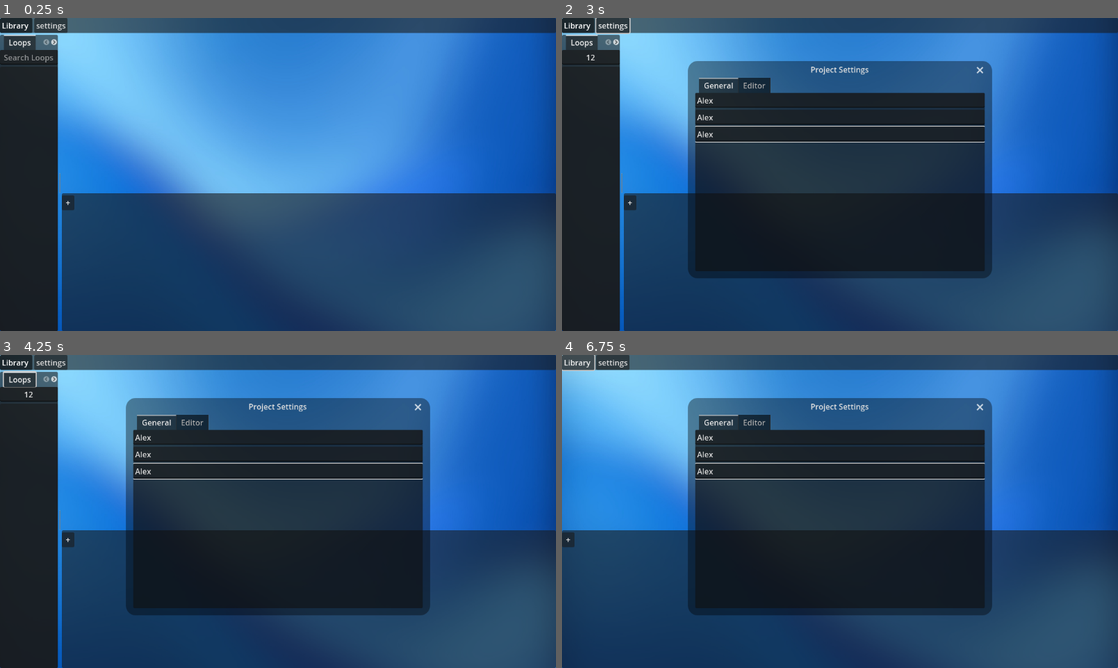
Above: before the commit, frames 1-4 (two rows, left to right).
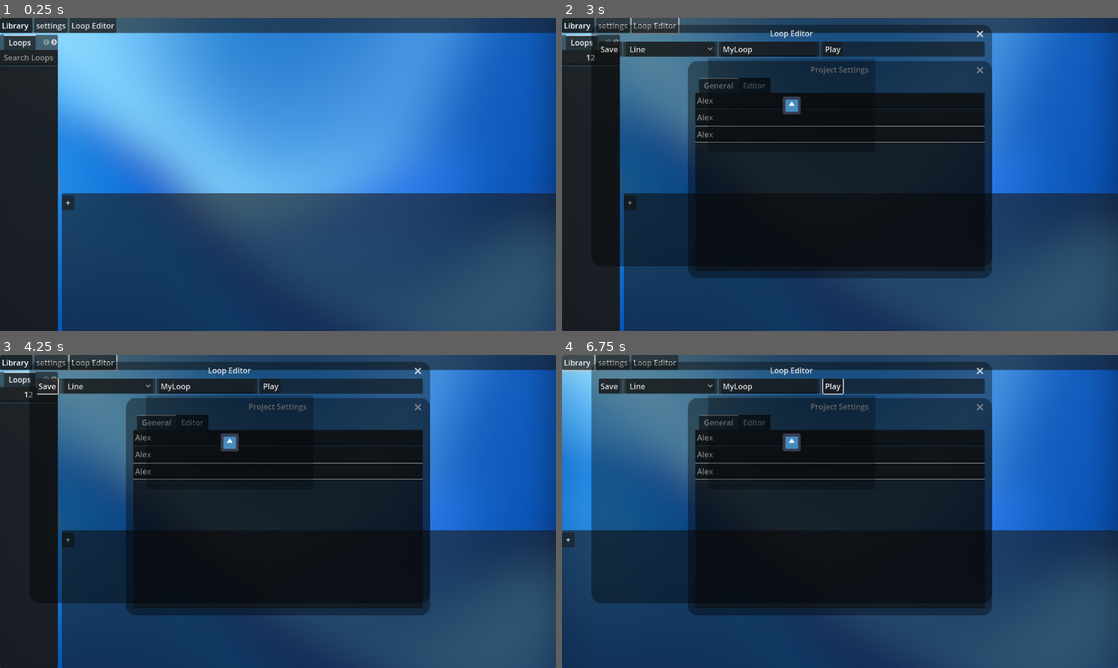
Above: after the commit, the same moments.

Repository: thezqs/Duality
Game: Godot game, scene res://editor/Core/RootEditor.tscn
Same seed, same stepped clock (60 frames per second), same inputs: the game is played once before the commit and once after it. The engine's default icon, where the game draws it, is replaced by a stand-in: a white triangle on a blue panel in a dark square.
Inputs (mouse positions are in pixels of both pictures, inside the frame that each line leads up to):
- Up to frame 1 (0.25 s): no input
- Up to frame 2 (3 s): click (589, 58) at 0.52 s; type "12" at 0.6 s; click "settings" at 1.25 s; click (840, 99) at 2.02 s; type "Alex" at 2.1 s; click (840, 118) at 2.25 s; type "Alex" at 2.33 s; click (840, 133) at 2.48 s; type "Alex" at 2.57 s; click (656, 24) at 2.75 s, where only the run after the commit has a clickable "Loop Editor"
- Up to frame 3 (4.25 s): click (50, 386) at 3.5 s, where only the run after the commit has a clickable "Save"
- Up to frame 4 (6.75 s): click (667, 386) at 4.25 s, where only the run after the commit has a clickable "Line"; click (834, 386) at 5 s, where only the run after the commit has a clickable "Play"; click (834, 386) at 5.75 s, where only the run after the commit has a clickable "Play"; click "Library" at 6.5 s

The runs differ from the first frame. In frame 1, 0.4% of the frame differs, in the area x 12-21%, y 0-5%; in frame 2, 32%; in frame 3, 32%; in frame 4, 36%, in the area x 5-78%, y 0-80%.

Commit message:
Mejorando el editor mas :D

Diff:
--- a/core/animation_player_plus.gd
+++ b/core/animation_player_plus.gd
@@ -21,14 +21,20 @@
 	add_animation_library("Global", global_library)
 
 func _process(_delta: float) -> void:
+	if not global_library.has_animation("Global/preview"): return
+
 	if not is_playing() and not is_animation_playing:
-		play("preview")
+		play("Global/preview")
 		seek(global_time)
 	elif not is_animation_playing:
 		seek(global_time)
 
 ## Funcion para reproducir la animacion actual.
 func animation_play():
+	if not global_library.has_animation("Global/preview"):
+		printerr("Antes de reproducir una animacion, has una nueva.")
+		return
+
 	is_animation_playing = true
 
 ## Funcion para pausar la animacion actual.
@@ -43,6 +49,7 @@
 		animation = AnimationLoop.new()
 		global_library.add_animation("preview", animation)
 		play("Global/preview")
+	else: printerr("Ya hay una animacion, elimina la anterior antes de hacer una nueva.")
 
 ## Funcion para cargar una animacion.
 func load_animation(anim: Animation):
--- a/editor/Core/PluginManager.gd
+++ b/editor/Core/PluginManager.gd
@@ -7,6 +7,8 @@
 
 const SETTINGS_WINDOW_PATH = "res://editor/plugins/SettingsWindows/SettingsWindow.tscn"
 
+const LOOP_EDITOR_PATH = "res://editor/plugins/LoopEditor/LoopEditorMain.tscn"
+
 ## Variable que guarda los plugins actuales
 var current_plugins: Dictionary = {}
 
@@ -15,19 +17,19 @@
 ## Una funcion para ejecutar un plugin
 func open_plugin(plugin_path: String):
 	if current_plugins.has(plugin_path):
-		printerr("Plugin ya abierto")
+		Editor.editor_printerr(["Plugin ya abierto"])
 		return
 
 	var plugin_scene = load(plugin_path)
 
 	if not plugin_scene is PackedScene:
-		printerr("Archivo de escena invalido")
+		Editor.editor_printerr(["Archivo de escena invalido"])
 		return
 
 	var plugin_ins = plugin_scene.instantiate()
 
 	if not plugin_ins is PluginWindow:
-		printerr("La escena no contiene un plugin")
+		Editor.editor_printerr(["La escena no contiene un plugin"])
 		return
 
 	plugin_ins = plugin_ins as PluginWindow
@@ -53,7 +55,7 @@
 func plugin_get_node(node_path: String) -> Node:
 	var node = root_editor.get_node(node_path)
 
-	if node == null: printerr("RootEditor.get_node(", node_path, ") -> null, continuando.")
+	if node == null: Editor.editor_printerr(["RootEditor.get_node(", node_path, ") -> null, continuando."])
 
 	return node
 
@@ -62,7 +64,7 @@
 func plugin_get_node_in_preview(node_path: String):
 	var node = %Preview.get_node(node_path)
 
-	if node == null: printerr("$Preview.get_node(", node_path, ") -> null, continuando.")
+	if node == null: Editor.editor_printerr(["$Preview.get_node(", node_path, ") -> null, continuando."])
 
 	return node
 
--- a/editor/Core/RootEditor.gd
+++ b/editor/Core/RootEditor.gd
@@ -5,8 +5,13 @@
 func _ready() -> void:
 	Editor.start_edit(SongResource.new())
 
+	%Notifier.init_notificer(Editor.error)
+
 func _on_loops_libary_button_toggled(toggled_on: bool) -> void:
 	%LoopPanel.visible = toggled_on
 
 func _on_settings_button_pressed() -> void:
 	%PluginManager.open_plugin(%PluginManager.SETTINGS_WINDOW_PATH)
+
+func _on_loop_editor_button_pressed() -> void:
+	%PluginManager.open_plugin(%PluginManager.LOOP_EDITOR_PATH)
--- a/editor/Core/RootEditor.tscn
+++ b/editor/Core/RootEditor.tscn
@@ -7,6 +7,7 @@
 [ext_resource type="PackedScene" uid="uid://b0whxetw2nttx" path="res://editor/Core/Panels/LibraryPanel.tscn" id="3_f5d5d"]
 [ext_resource type="Script" path="res://editor/Core/Preview.gd" id="4_pnu73"]
 [ext_resource type="PackedScene" uid="uid://6tgj005nu8nn" path="res://editor/Core/Panels/LoopTrackPanel.tscn" id="5_rmhpb"]
+[ext_resource type="Script" path="res://editor/Core/notifier.gd" id="8_xt12c"]
 
 [sub_resource type="GDScript" id="GDScript_701t8"]
 script/source = "extends PanelContainer
@@ -64,6 +65,10 @@
 layout_mode = 2
 text = "settings"
 
+[node name="LoopEditorButton" type="Button" parent="UIRoot/TopPanel/HBoxContainer"]
+layout_mode = 2
+text = "Loop Editor"
+
 [node name="HSplitContainer" type="HSplitContainer" parent="UIRoot"]
 layout_mode = 2
 size_flags_vertical = 3
@@ -108,5 +113,22 @@
 [node name="AudioPlayer" type="AudioStreamPlayer" parent="."]
 unique_name_in_owner = true
 
+[node name="Notifier" type="VBoxContainer" parent="."]
+unique_name_in_owner = true
+z_as_relative = false
+layout_mode = 1
+anchors_preset = 3
+anchor_left = 1.0
+anchor_top = 1.0
+anchor_right = 1.0
+anchor_bottom = 1.0
+offset_left = -40.0
+offset_top = -40.0
+grow_horizontal = 0
+grow_vertical = 0
+alignment = 2
+script = ExtResource("8_xt12c")
+
 [connection signal="toggled" from="UIRoot/TopPanel/HBoxContainer/LoopsLibraryButton" to="." method="_on_loops_libary_button_toggled"]
 [connection signal="pressed" from="UIRoot/TopPanel/HBoxContainer/SettingsButton" to="." method="_on_settings_button_pressed"]
+[connection signal="pressed" from="UIRoot/TopPanel/HBoxContainer/LoopEditorButton" to="." method="_on_loop_editor_button_pressed"]
--- a/editor/Core/globals/Editor.gd
+++ b/editor/Core/globals/Editor.gd
@@ -6,6 +6,8 @@
 const PLUGIN_PATH = "user://plugin"
 
 const STEP_PX: int = 50
+
+signal error(message: String)
 
 var song: SongResource
 
@@ -67,3 +69,16 @@
 
 func get_loops():
 	pass
+
+func editor_printerr(args: Array):
+	var err = array_to_string(args)
+	error.emit(err)
+	printerr(err)
+
+func array_to_string(array: Array) -> String:
+	var string = ""
+	for i in range(array.size()):
+		string += str(array[i])
+		if i < array.size() - 1:
+			string += " "
+	return string
--- /dev/null
+++ b/editor/Core/notifier.gd
@@ -0,0 +1,30 @@
+extends VBoxContainer
+
+## Una clase que sirve para notificar
+## cualquier cosa de manera ordenada en un mensaje de notificacion
+class_name Notifier
+
+func init_notificer(signal_to_connect: Signal):
+	signal_to_connect.connect(notice)
+
+func notice(arg):
+	var text = str(arg)
+
+	var label = Label.new()
+
+	label.text = text
+
+	label.modulate = Color.TRANSPARENT
+
+	add_child(label)
+
+	var tween = create_tween()
+
+	tween.tween_property(label, "modulate", Color.WHITE, 0.5)
+
+	await get_tree().create_timer(5).timeout
+
+	if is_instance_valid(label):
+		var tween_out = create_tween()
+		tween_out.tween_property(label, "modulate", Color.TRANSPARENT, 1.0)
+		tween_out.tween_callback(label.queue_free)
--- /dev/null
+++ b/editor/plugins/LoopEditor/LoopEditorMain.gd
@@ -0,0 +1,23 @@
+extends PluginWindow
+
+## Funcion para abrir el plugin
+func plugin_popup(manager: PluginManager):
+	plugin_manager = manager
+
+	popup_centered()
+
+func _ready() -> void:
+	var buttom_popup: Popup = %SelectPreviewButton.get_popup()
+	buttom_popup.transparent_bg = true
+
+func _close_requested():
+	close.emit()
+	queue_free()
+
+#region Señales conectadas
+
+func _on_play_button_toggled(toggled_on: bool) -> void:
+	if toggled_on: %AnimationPlayerPlus.animation_play()
+	else: %AnimationPlayerPlus.animation_pause()
+
+#endregion
--- /dev/null
+++ b/editor/plugins/LoopEditor/LoopEditorMain.tscn
@@ -0,0 +1,107 @@
+[gd_scene load_steps=7 format=3 uid="uid://k38eikulniwi"]
+
+[ext_resource type="Script" path="res://editor/plugins/LoopEditor/LoopEditorMain.gd" id="1_573va"]
+[ext_resource type="Theme" uid="uid://b8u4odj3rruh3" path="res://core/Resources/Themes/DefaultTheme.tres" id="1_ru24o"]
+[ext_resource type="StyleBox" uid="uid://cqa37spqmo4eg" path="res://core/Resources/Themes/WindowTheme.tres" id="1_t8v6a"]
+[ext_resource type="Script" path="res://editor/Core/Preview.gd" id="3_3bn0d"]
+[ext_resource type="Script" path="res://core/animation_player_plus.gd" id="5_ex3ll"]
+[ext_resource type="Texture2D" uid="uid://cewdven570y3e" path="res://icon.svg" id="6_nc46i"]
+
+[node name="LoopEditor" type="Window"]
+transparent_bg = true
+title = "Loop Editor"
+initial_position = 1
+size = Vector2i(1000, 550)
+theme = ExtResource("1_ru24o")
+theme_override_styles/embedded_border = ExtResource("1_t8v6a")
+theme_override_styles/embedded_unfocused_border = ExtResource("1_t8v6a")
+script = ExtResource("1_573va")
+
+[node name="VBoxContainer" type="VBoxContainer" parent="."]
+anchors_preset = 15
+anchor_right = 1.0
+anchor_bottom = 1.0
+grow_horizontal = 2
+grow_vertical = 2
+
+[node name="PanelContainer" type="PanelContainer" parent="VBoxContainer"]
+layout_mode = 2
+
+[node name="HBoxContainer" type="HBoxContainer" parent="VBoxContainer/PanelContainer"]
+layout_mode = 2
+
+[node name="SaveButton" type="Button" parent="VBoxContainer/PanelContainer/HBoxContainer"]
+unique_name_in_owner = true
+layout_mode = 2
+text = "Save"
+
+[node name="VSeparator" type="VSeparator" parent="VBoxContainer/PanelContainer/HBoxContainer"]
+layout_mode = 2
+
+[node name="SelectPreviewButton" type="OptionButton" parent="VBoxContainer/PanelContainer/HBoxContainer"]
+unique_name_in_owner = true
+layout_mode = 2
+selected = 1
+item_count = 3
+popup/item_0/text = "Select Type Preview"
+popup/item_0/separator = true
+popup/item_1/text = "Line"
+popup/item_1/id = 1
+popup/item_2/text = "Tower"
+popup/item_2/id = 2
+
+[node name="VSeparator2" type="VSeparator" parent="VBoxContainer/PanelContainer/HBoxContainer"]
+layout_mode = 2
+
+[node name="NameLoopLineEdit" type="LineEdit" parent="VBoxContainer/PanelContainer/HBoxContainer"]
+custom_minimum_size = Vector2(200, 0)
+layout_mode = 2
+text = "MyLoop"
+placeholder_text = "Name Loop"
+
+[node name="VSeparator3" type="VSeparator" parent="VBoxContainer/PanelContainer/HBoxContainer"]
+layout_mode = 2
+
+[node name="PlayButton" type="Button" parent="VBoxContainer/PanelContainer/HBoxContainer"]
+layout_mode = 2
+text = "Play"
+
+[node name="PanelPreview" type="CenterContainer" parent="VBoxContainer"]
+layout_mode = 2
+
+[node name="SubViewportContainer" type="SubViewportContainer" parent="VBoxContainer/PanelPreview"]
+layout_mode = 2
+
+[node name="SubViewport" type="SubViewport" parent="VBoxContainer/PanelPreview/SubViewportContainer"]
+transparent_bg = true
+handle_input_locally = false
+size = Vector2i(346, 194)
+render_target_update_mode = 4
+
+[node name="Preview" type="Node2D" parent="VBoxContainer/PanelPreview/SubViewportContainer/SubViewport"]
+unique_name_in_owner = true
+script = ExtResource("3_3bn0d")
+
+[node name="Camera2D" type="Camera2D" parent="VBoxContainer/PanelPreview/SubViewportContainer/SubViewport/Preview"]
+zoom = Vector2(0.3, 0.3)
+
+[node name="AnimationPlayerPlus" type="AnimationPlayer" parent="VBoxContainer/PanelPreview/SubViewportContainer/SubViewport/Preview"]
+unique_name_in_owner = true
+root_node = NodePath("../../../../../..")
+script = ExtResource("5_ex3ll")
+
+[node name="CanvasLayer" type="CanvasLayer" parent="VBoxContainer/PanelPreview/SubViewportContainer/SubViewport/Preview"]
+layer = -1
+
+[node name="ColorRect" type="ColorRect" parent="VBoxContainer/PanelPreview/SubViewportContainer/SubViewport/Preview/CanvasLayer"]
+anchors_preset = 15
+anchor_right = 1.0
+anchor_bottom = 1.0
+grow_horizontal = 2
+grow_vertical = 2
+color = Color(0, 0, 0, 0.258824)
+
+[node name="Icon" type="Sprite2D" parent="VBoxContainer/PanelPreview/SubViewportContainer/SubViewport/Preview"]
+texture = ExtResource("6_nc46i")
+
+[connection signal="toggled" from="VBoxContainer/PanelContainer/HBoxContainer/PlayButton" to="." method="_on_play_button_toggled"]
Not shown: 1 places in editor/Core/RootEditor.tscn that only renumber resources
